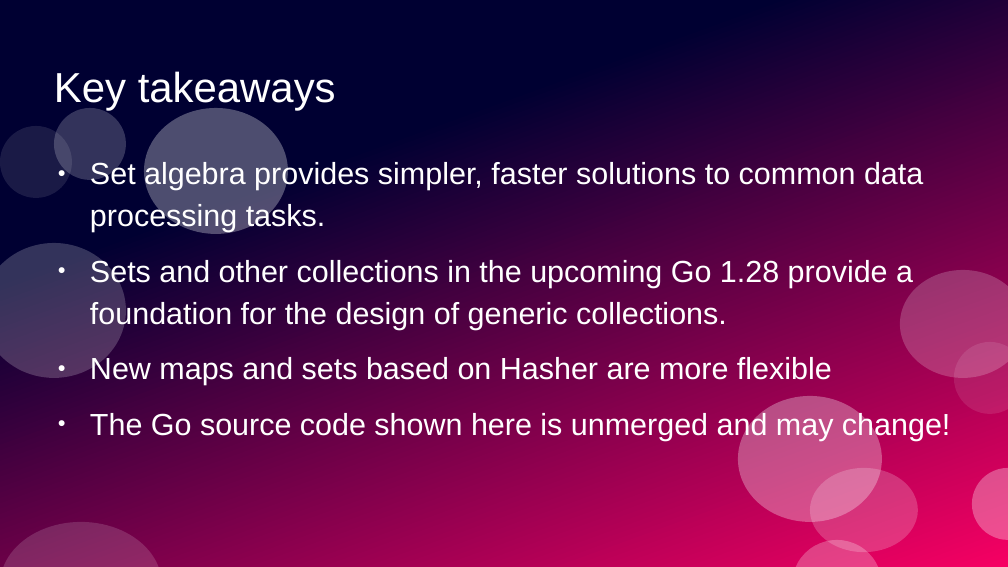
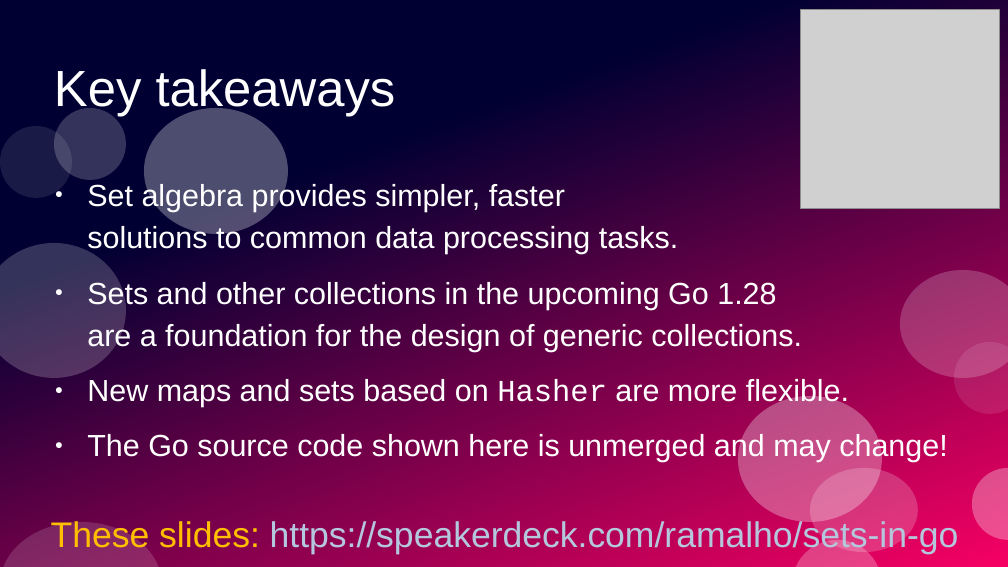
Before and after one commit to ramalho/sets-in-go, a slide deck: slide 83 of sets-in-go.odp. Drawn at 1008x567 pixels with LibreOffice and Linux fonts; fonts in the diff are those of the drawing; grey boxes stand for pictures. Boxes give left, top, right and bottom in pixels: in the first picture for what was removed or moved away, otherwise in the second. Text is boxed around its words. In the diff, an @@ line names an element or a change of style, - is before the commit and + after.

Commit message:
updated slides with QR-code

```diff
--- a/sets-in-go.odp
+++ b/sets-in-go.odp
@@ picture added at [800, 10, 1000, 209] @@
@@ title "Key takeaways" at [54, 69, 396, 116]: size 33 to 40 pt @@
@@ text "Set algebra provides simpler, faster ...": place and size @@
-text "Set algebra provides simpler, faster ..." at [90, 160, 950, 441]
+text "Set algebra provides simpler, faster ..." at [87, 182, 947, 462]
@@ text at [87, 279, 849, 407]: text changed @@
-● Sets and other collections in the upcoming Go 1.28 provide a foundation for the design of generic collections.
-● New maps and sets based on Hasher are more flexible
+● Sets and other collections in the upcoming Go 1.28
+  are a foundation for the design of generic collections.
+● New maps and sets based on Hasher are more flexible.
@@ text added at [51, 520, 959, 555], 28 pt, text #B4C7DC @@
+These slides: https://speakerdeck.com/ramalho/sets-in-go
```
Also in this commit, not shown: 2 other slides changed, 1 other file.
